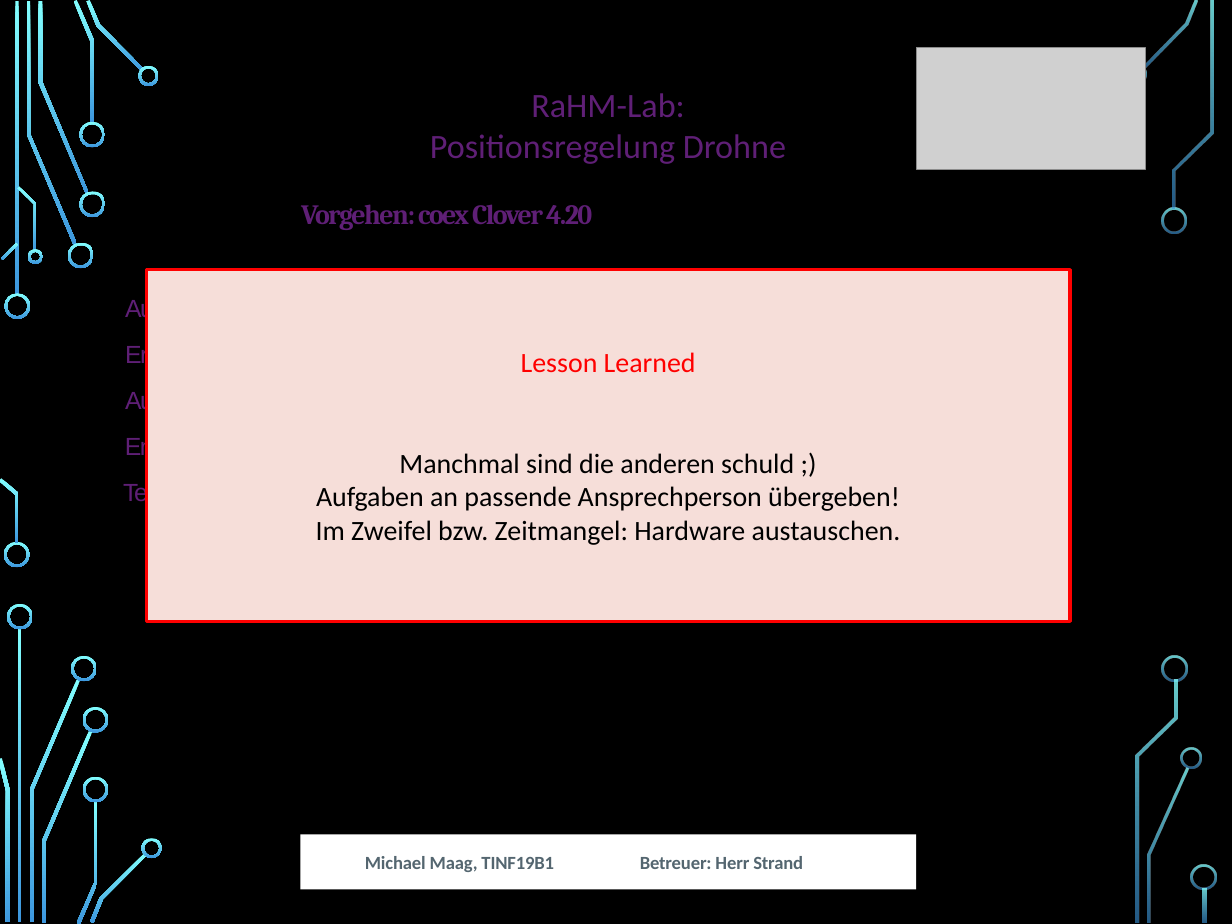
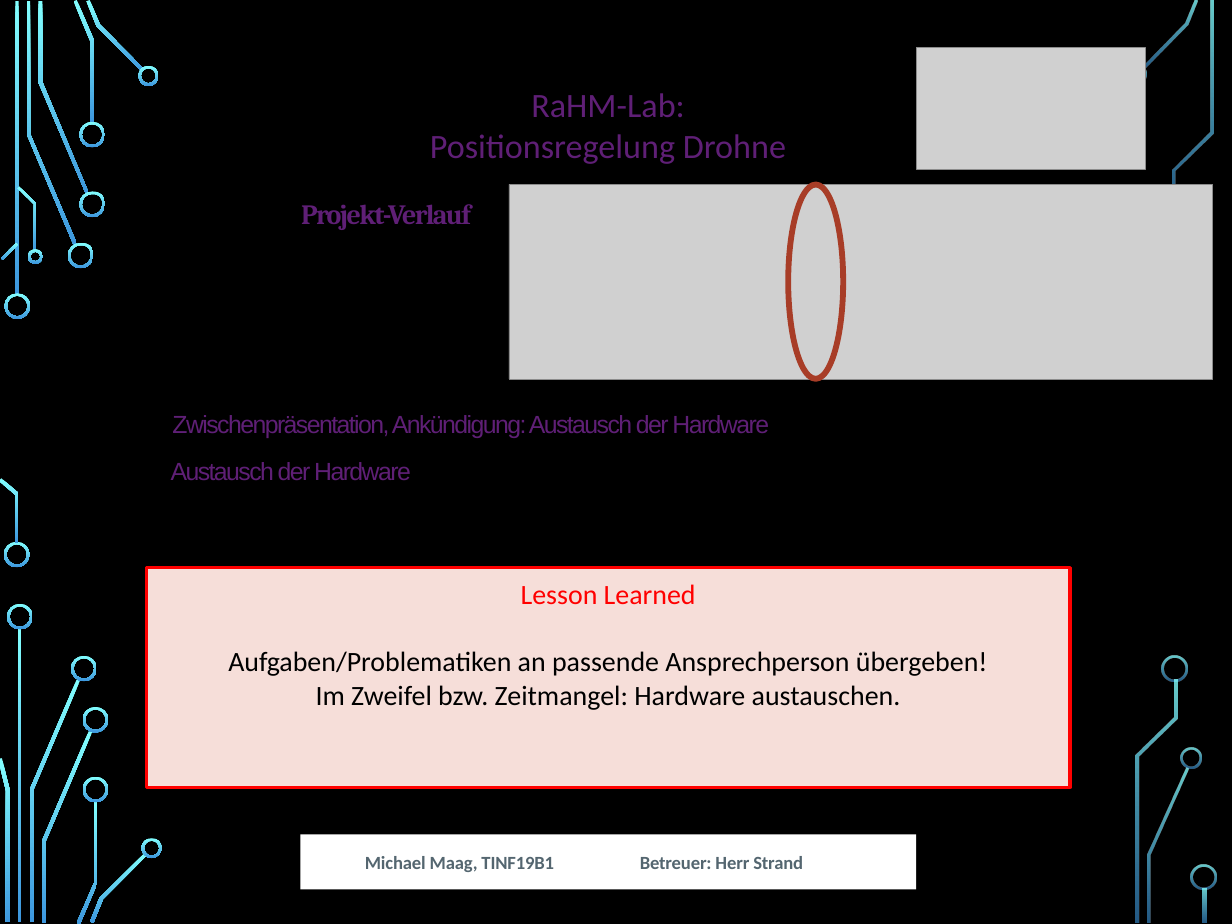
Before and after one commit to MobMonRob/ROSLabDrohne, a slide deck: slide 13 of Anforderungen/Abschlusspräsentation.pptx (slide 14 before the commit). Drawn at 1232x924 pixels with LibreOffice and Linux fonts; fonts in the diff are those of the drawing; grey boxes stand for pictures; background and template pictures are left out. Boxes give left, top, right and bottom in pixels: in the first picture for what was removed or moved away, otherwise in the second. Text is boxed around its words. In the diff, an @@ line names an element or a change of style, - is before the commit and + after.

```diff
--- a/Anforderungen/Abschlusspräsentation.pptx
+++ b/Anforderungen/Abschlusspräsentation.pptx
@@ text at (x1=301, y1=204, x2=471, y2=230): text changed @@
-Vorgehen: coex Clover 4.20
+Projekt-Verlauf
@@ picture added at (x1=509, y1=184, x2=1212, y2=379) @@
@@ ellipse added at (x1=788, y1=184, x2=843, y2=379), outline #A83D27 7.5 pt @@
@@ freeform shape removed at (x1=1161, y1=207, x2=1187, y2=233) @@
@@ text removed at (x1=125, y1=343, x2=314, y2=369) @@
-Erstinbetriebnahme / Konfiguration
@@ text removed at (x1=125, y1=389, x2=209, y2=415) @@
-Auswahl möglicher Topics / Services
@@ text at (x1=172, y1=415, x2=769, y2=438): text changed @@
-Aufbau
+Zwischenpräsentation, Ankündigung: Austausch der Hardware
@@ text removed at (x1=125, y1=435, x2=430, y2=461) @@
-Entwurf des Regelungssystems
@@ text added at (x1=171, y1=462, x2=411, y2=480), 32 pt, text #5F1F76 @@
+Austausch der Hardware
@@ text removed at (x1=123, y1=481, x2=499, y2=507) @@
-Test der gewünschten Topics / Services
@@ rectangle "Lesson Learned" resized from (x1=146, y1=270, x2=1070, y2=622) to (x1=146, y1=567, x2=1070, y2=787) @@
@@ text in rectangle at (x1=228, y1=651, x2=988, y2=676): text changed @@
-Manchmal sind die anderen schuld ;)
-Aufgaben an passende Ansprechperson übergeben!
+Aufgaben/Problematiken an passende Ansprechperson übergeben!
```
Also in this commit, not shown: 8 other slides changed, 5 slides added, 4 slides removed, 2 other files.
